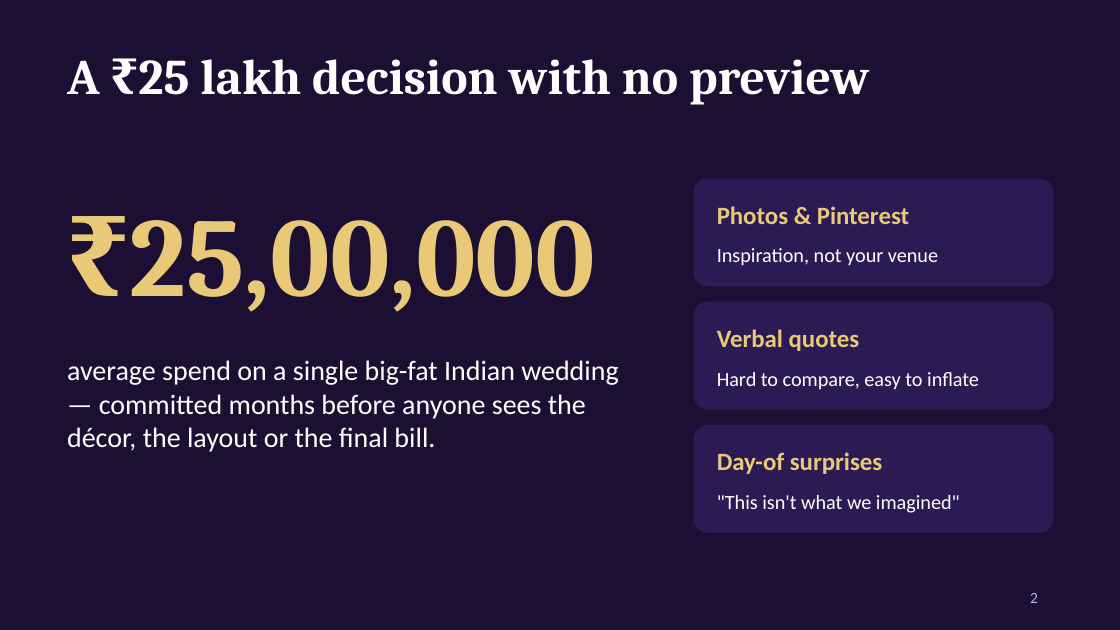
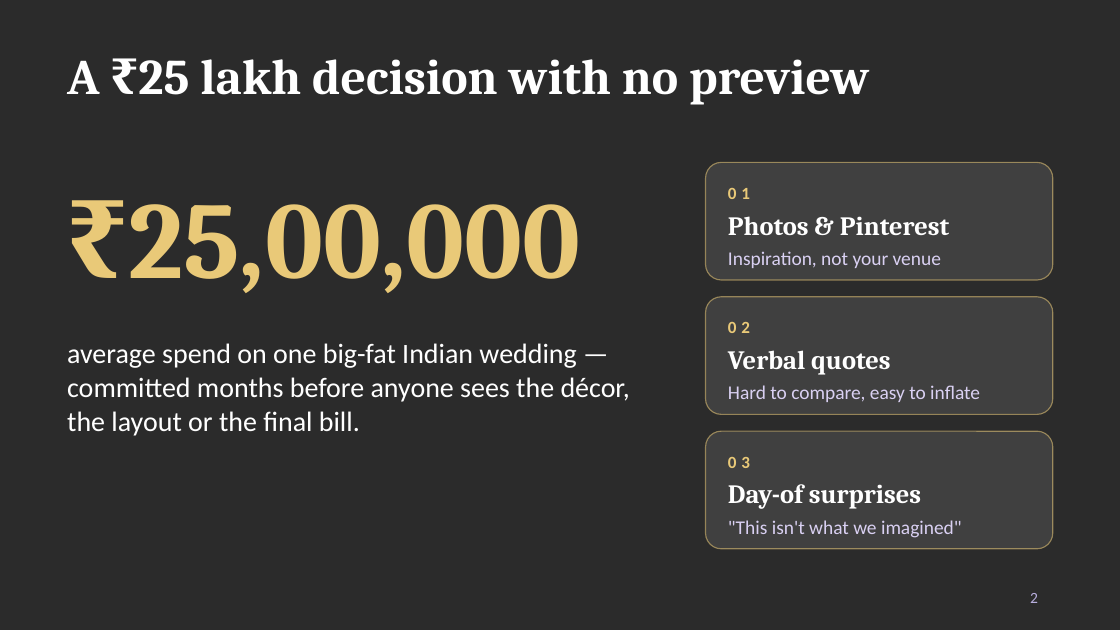
Before and after one commit to vaibhavdave/weddingplanner, a slide deck: slide 2 of pitch/WedVerse_AI_Shark_Tank_Pitch.pptx. Drawn at 1120x630 pixels with LibreOffice and Linux fonts; fonts in the diff are those of the drawing; background and template pictures are left out; a plain dark background stands for a picture behind light text. Boxes give left, top, right and bottom in pixels: in the first picture for what was removed or moved away, otherwise in the second. Text is boxed around its words. In the diff, an @@ line names an element or a change of style, - is before the commit and + after.

```diff
--- a/pitch/WedVerse_AI_Shark_Tank_Pitch.pptx
+++ b/pitch/WedVerse_AI_Shark_Tank_Pitch.pptx
@@ background #1B1033 to picture (left out) @@
@@ text "₹25,00,000": place and size @@
-text "₹25,00,000" at box(130, 220, 595, 312)
+text "₹25,00,000" at box(128, 204, 580, 293)
@@ text "₹25,00,000" at box(128, 204, 580, 293): size 72 to 70 pt @@
@@ rounded rectangle: place and size @@
-rounded rectangle at box(694, 179, 1053, 286)
+rounded rectangle at box(706, 162, 1053, 280)
@@ text "Photos & Pinterest": place and size @@
-text "Photos & Pinterest" at box(717, 206, 909, 224)
+text "Photos & Pinterest" at box(728, 216, 949, 235)
@@ text added at box(728, 188, 750, 199), 11 pt, text #E9C978, bold @@
+01
@@ text "Inspiration, not your venue": place and size @@
-text "Inspiration, not your venue" at box(717, 248, 938, 266)
+text "Inspiration, not your venue" at box(728, 251, 941, 268)
@@ rounded rectangle: place and size @@
-rounded rectangle at box(694, 302, 1053, 409)
+rounded rectangle at box(706, 297, 1053, 414)
@@ text added at box(728, 322, 750, 333), 11 pt, text #E9C978, bold @@
+02
@@ text at box(67, 343, 630, 436): text changed @@
-average spend on a single big-fat Indian wedding — committed months before anyone sees the décor, the layout or the final bill.
+average spend on one big-fat Indian wedding — committed months before anyone sees the décor, the layout or the final bill.
@@ text "average spend on one big-fat ..." at box(67, 343, 630, 436): vertical alignment middle to top @@
@@ text "Verbal quotes": place and size @@
-text "Verbal quotes" at box(717, 329, 860, 351)
+text "Verbal quotes" at box(728, 350, 891, 375)
@@ text "Hard to compare, easy to ...": place and size @@
-text "Hard to compare, easy to ..." at box(717, 372, 979, 390)
+text "Hard to compare, easy to ..." at box(728, 385, 980, 402)
@@ fill #2A1B54 to #FFFFFF at 10% opacity; outline #2A1B54 1 pt to #E9C978 0.75 pt; shadow off; proportions changed in 3 elements at box(706, 162, 1053, 280), box(706, 297, 1053, 414), box(706, 431, 1053, 549) @@
@@ rounded rectangle: place and size @@
-rounded rectangle at box(694, 426, 1053, 532)
+rounded rectangle at box(706, 431, 1053, 549)
@@ size 16 to 17 pt, font Calibri to Cambria, text colour #E9C978 to #FFFFFF in 3 elements at box(728, 216, 949, 235), box(728, 350, 891, 375), box(728, 484, 921, 509) @@
@@ text "Day-of surprises": place and size @@
-text "Day-of surprises" at box(717, 452, 882, 474)
+text "Day-of surprises" at box(728, 484, 921, 509)
@@ text added at box(728, 457, 750, 468), 11 pt, text #E9C978, bold @@
+03
@@ size 13 to 12.5 pt, text colour #FFFFFF to #D9D0F2 in 3 elements at box(728, 251, 941, 268), box(728, 385, 980, 402), box(728, 520, 962, 538) @@
@@ text ""This isn't what we imagined"": place and size @@
-text ""This isn't what we imagined"" at box(717, 495, 960, 513)
+text ""This isn't what we imagined"" at box(728, 520, 962, 538)
```
Also in this commit, not shown: 11 other slides changed, 1 slide added, 26 other files.
